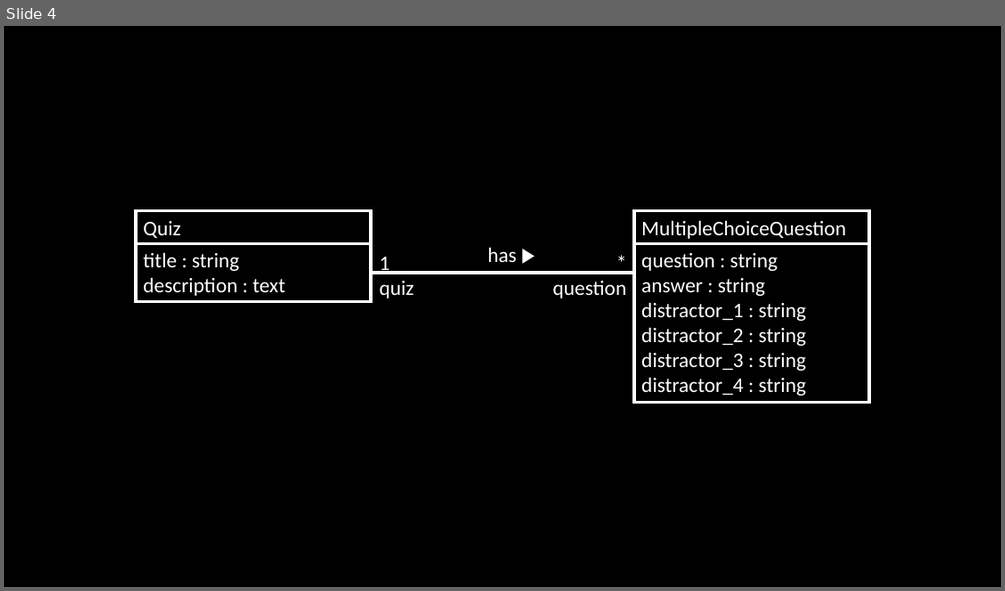
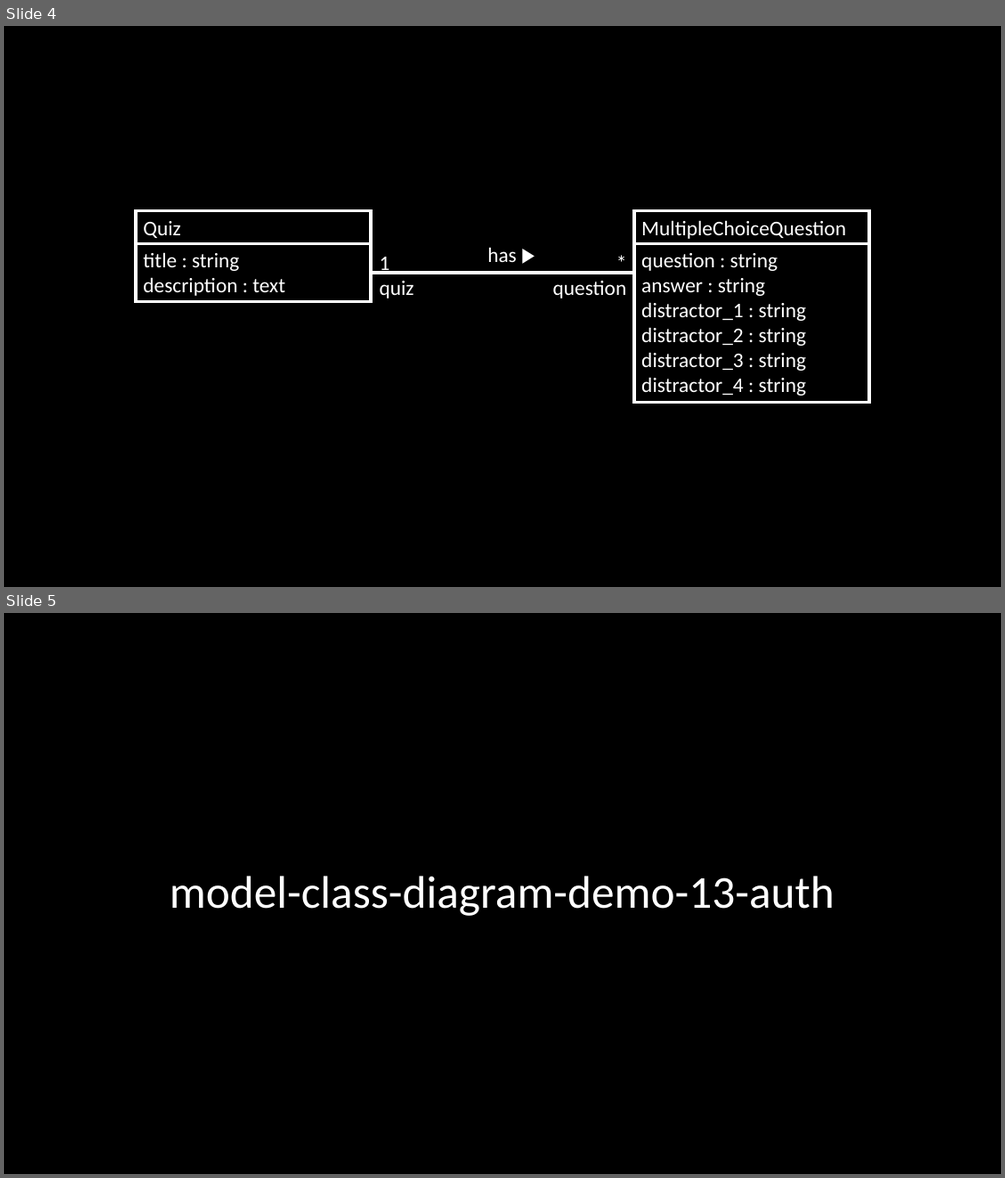
Before and after one commit to scott-fleming/wapp, a slide deck: docs/model-class-diagram.pptx. Shown one above the other, each under a label of ours: slide 4 before the commit, slides 4 and 5 after it. The pictures are 1005x591 and 1005x1178 pixels, drawn with LibreOffice and Linux fonts; fonts in the diff are those of the drawing. Boxes give left, top, right and bottom in pixels: in the first picture for what was removed or moved away, otherwise in the second. Text is boxed around its words. In the diff, an @@ line names an element or a change of style, - is before the commit and + after.

Commit message:
Added model class and wireframe diagrams for Demo 13

```diff
--- a/docs/model-class-diagram.pptx
+++ b/docs/model-class-diagram.pptx
@@ slide 5 added at bbox=[4, 613, 1001, 1174], background #000000 @@
@@ title added at bbox=[170, 876, 834, 916], 44 pt, text #FFFFFF @@
+model-class-diagram-demo-13-auth
```
Also in this commit, not shown: 2 slides changed, 1 other slide added, 3 other files.
